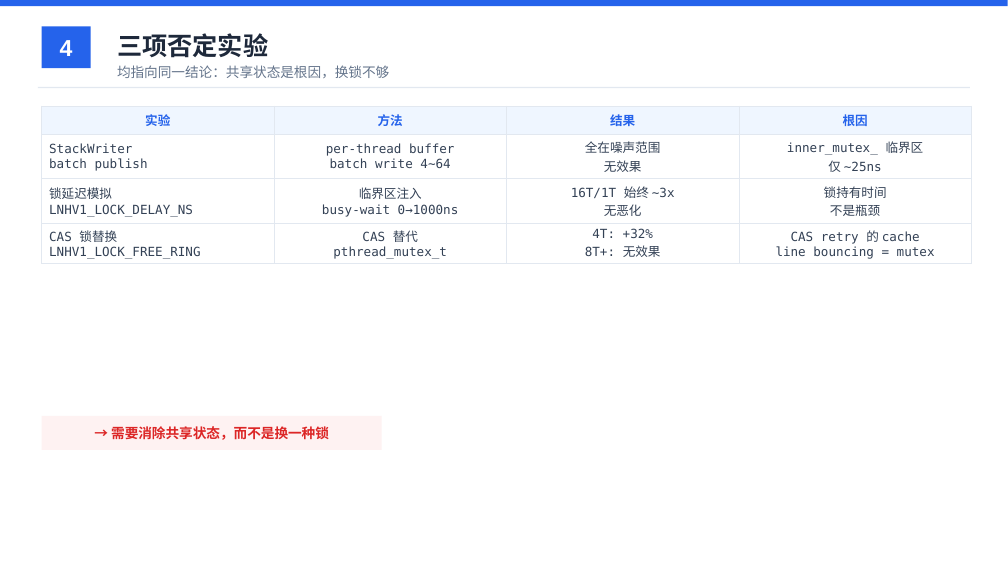
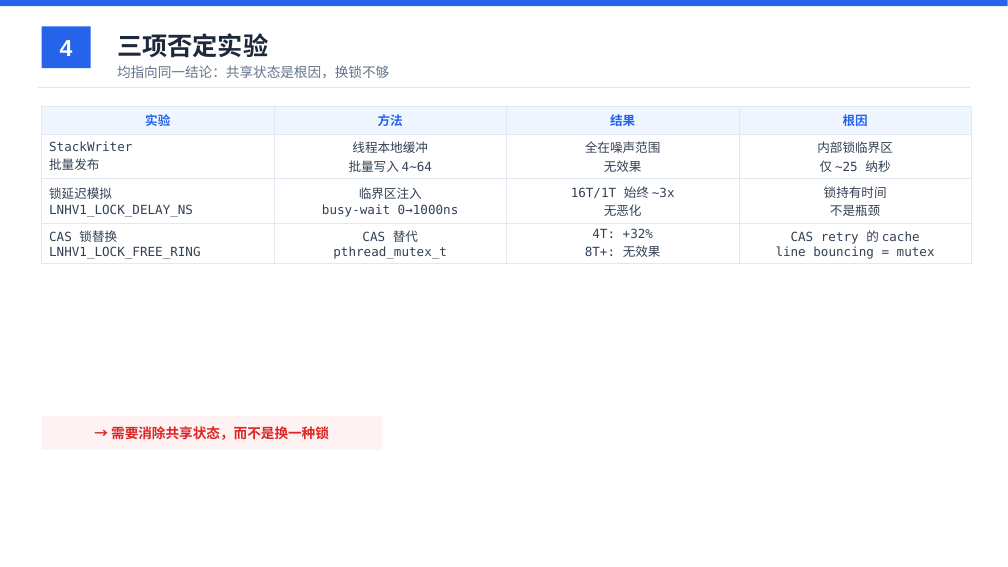
Before and after one commit to YiChiChen1106/Nativehook_linux_planb, a slide deck: slide 4 of presentation/native_hook_progress_2026-06-11.pptx. Drawn at 1008x567 pixels with LibreOffice and Linux fonts; fonts in the diff are those of the drawing. Boxes give left, top, right and bottom in pixels: in the first picture for what was removed or moved away, otherwise in the second. Text is boxed around its words. In the diff, an @@ line names an element or a change of style, - is before the commit and + after.

```diff
--- a/presentation/native_hook_progress_2026-06-11.pptx
+++ b/presentation/native_hook_progress_2026-06-11.pptx
@@ table at box(42, 106, 973, 263) @@
-row 2: StackWriter / batch publish | per-thread buffer / batch write 4~64 | 全在噪声范围 / 无效果 | inner_mutex_ 临界区 / 仅 ~25ns
+row 2: StackWriter / 批量发布 | 线程本地缓冲 / 批量写入 4~64 | 全在噪声范围 / 无效果 | 内部锁临界区 / 仅 ~25 纳秒
```
Also in this commit, not shown: 3 other slides changed, 3 other files.
